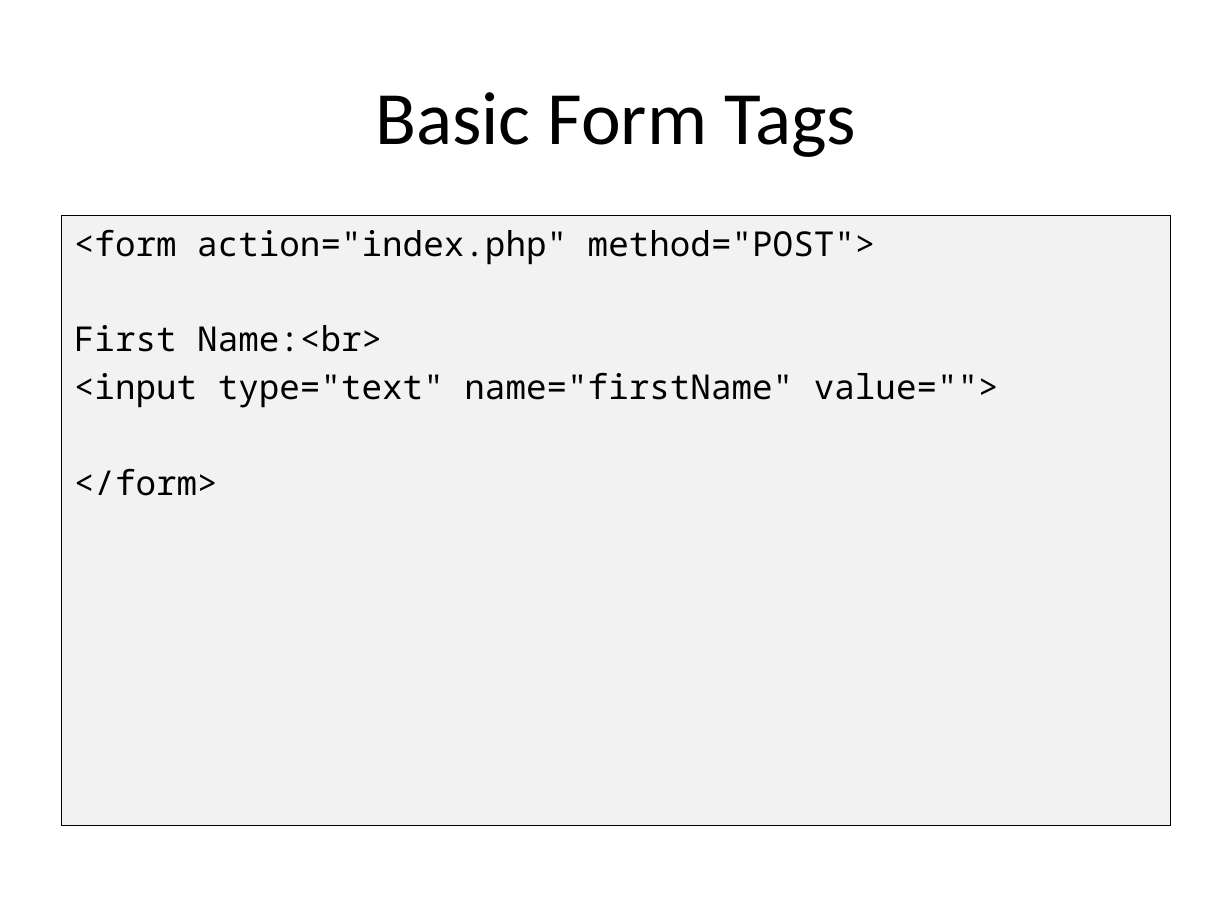
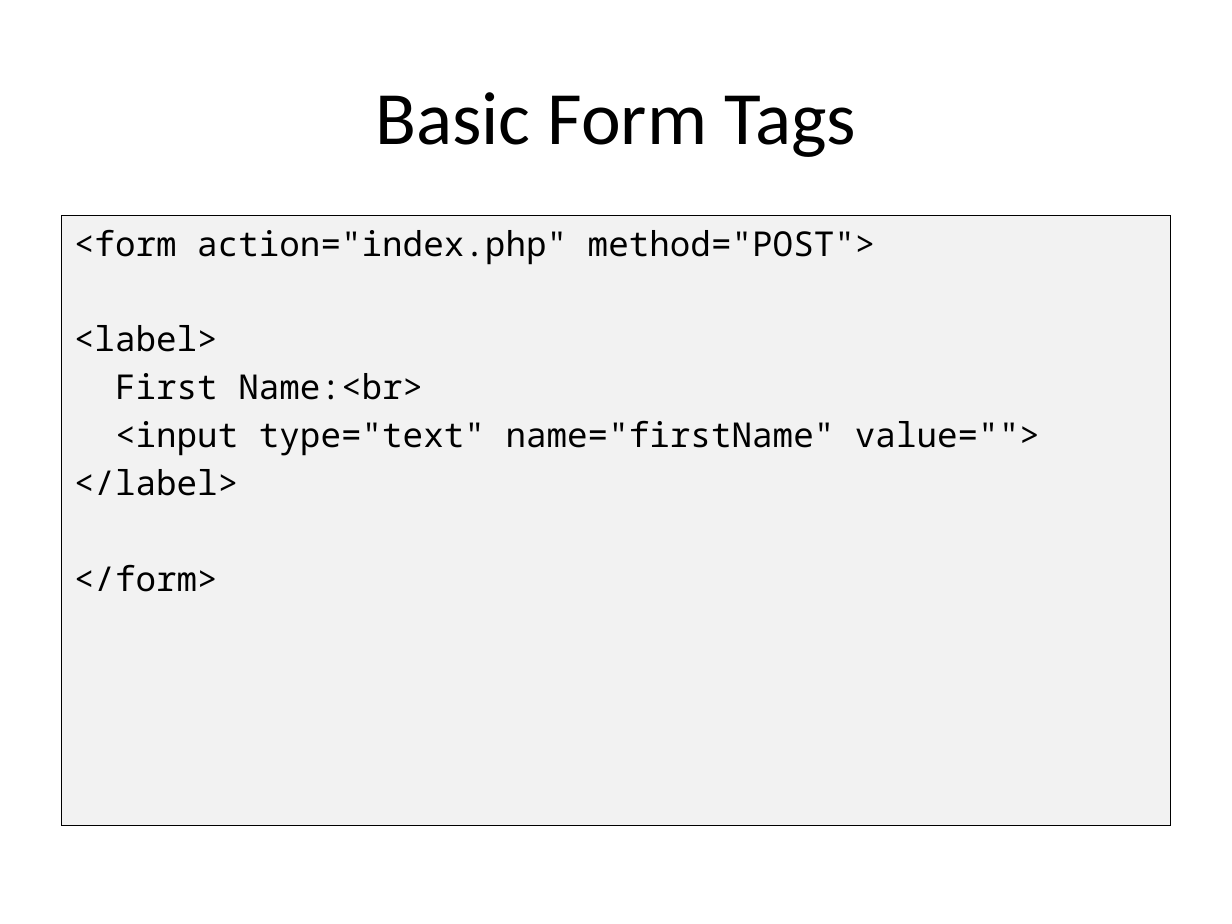
Before and after one commit to PHPEmbark/curriculum, a slide deck: slide 30 of course/2 - The Internet/The Internet.pptx (slide 29 before the commit). Drawn at 1232x924 pixels with LibreOffice and Linux fonts; fonts in the diff are those of the drawing. Boxes give left, top, right and bottom in pixels: in the first picture for what was removed or moved away, otherwise in the second. Text is boxed around its words. In the diff, an @@ line names an element or a change of style, - is before the commit and + after.

```diff
--- a/course/2 - The Internet/The Internet.pptx
+++ b/course/2 - The Internet/The Internet.pptx
@@ text at bbox=[74, 325, 218, 352]: paragraph added @@
+<label>
@@ text at bbox=[74, 469, 238, 496]: paragraph added @@
+</label>
```
Also in this commit, not shown: 6 other slides changed, 26 slides added, 1 slide removed.
